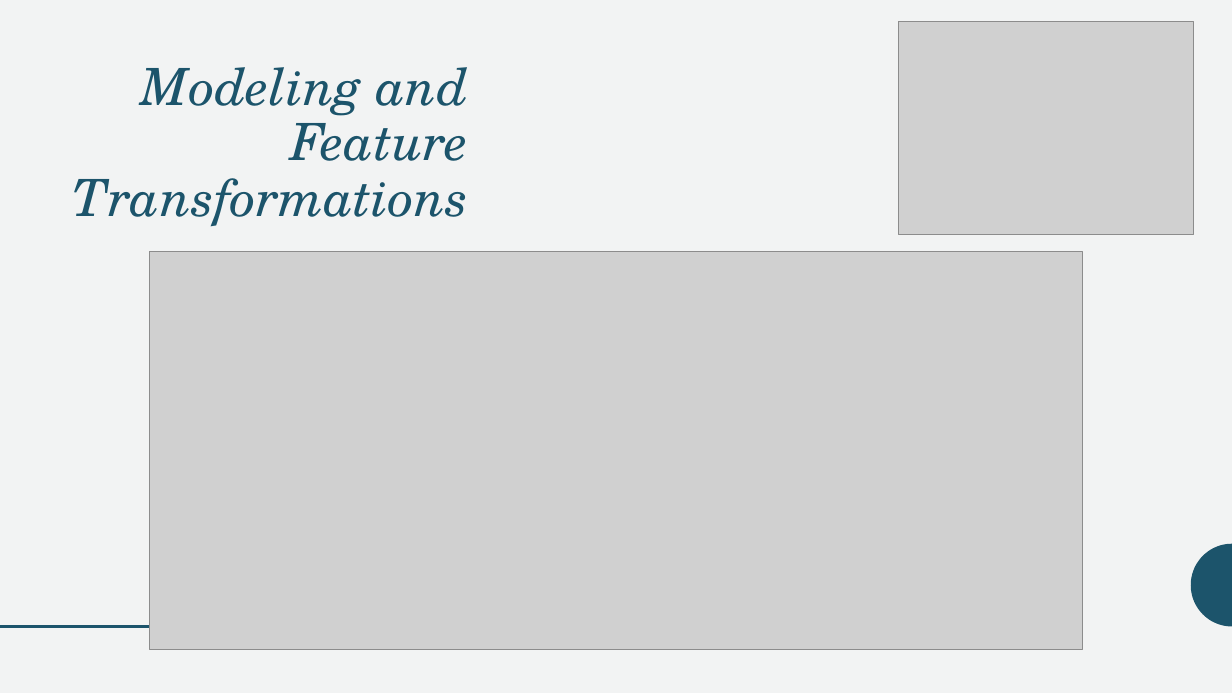
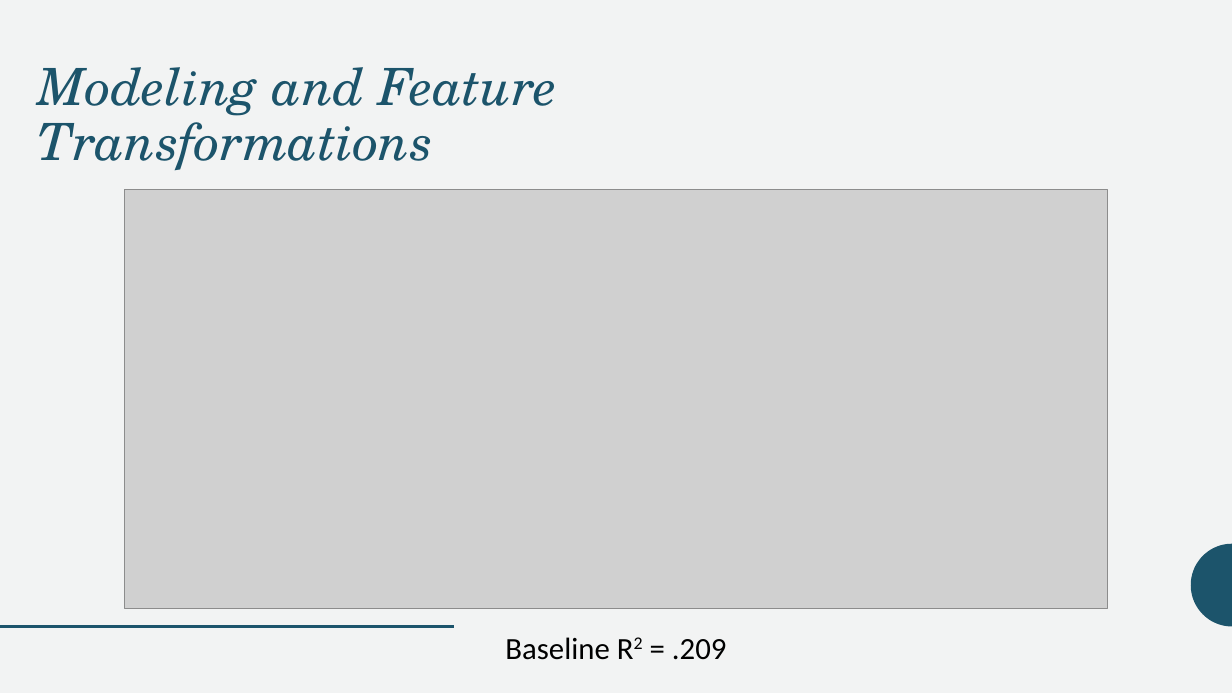
Before and after one commit to SRobbins-13/GHG_Regression_Analysis, a slide deck: slide 6 of GHG_Regression_Analysis.pptx (slide 10 before the commit). Drawn at 1232x693 pixels with LibreOffice and Linux fonts; fonts in the diff are those of the drawing; grey boxes stand for pictures. Boxes give left, top, right and bottom in pixels: in the first picture for what was removed or moved away, otherwise in the second. Text is boxed around its words. In the diff, an @@ line names an element or a change of style, - is before the commit and + after.

```diff
--- a/GHG_Regression_Analysis.pptx
+++ b/GHG_Regression_Analysis.pptx
@@ picture removed at (898,21,1194,234) @@
@@ title "Modeling and Feature Transformations" at (37,67,557,171): alignment right to left @@
@@ picture: place and size @@
-picture at (150,251,1082,650)
+picture at (125,189,1107,609)
@@ text added at (505,637,727,660), 24 pt, text #000000 @@
+Baseline R2 = .209
```
Also in this commit, not shown: 7 other slides changed, 2 slides added, 1 slide removed, 1 other file.
